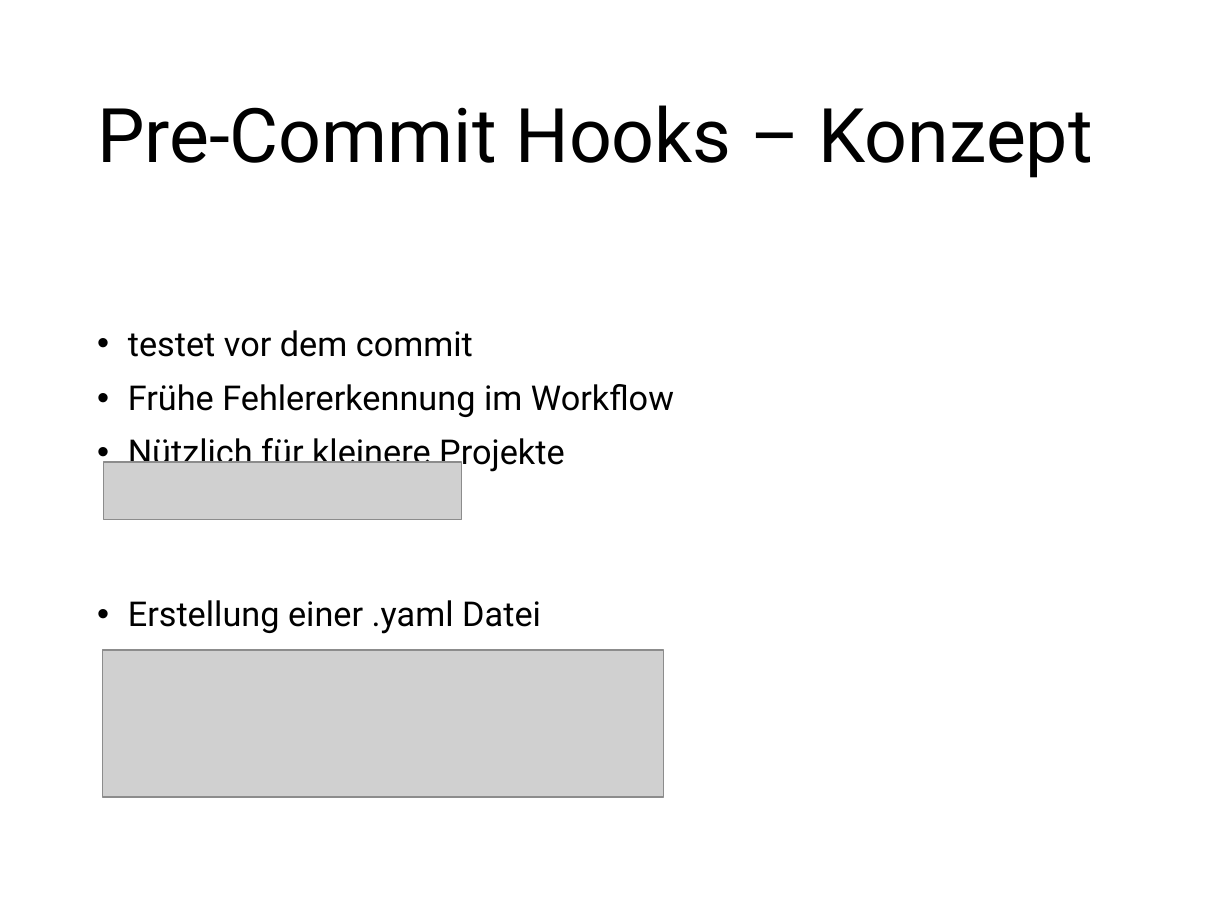
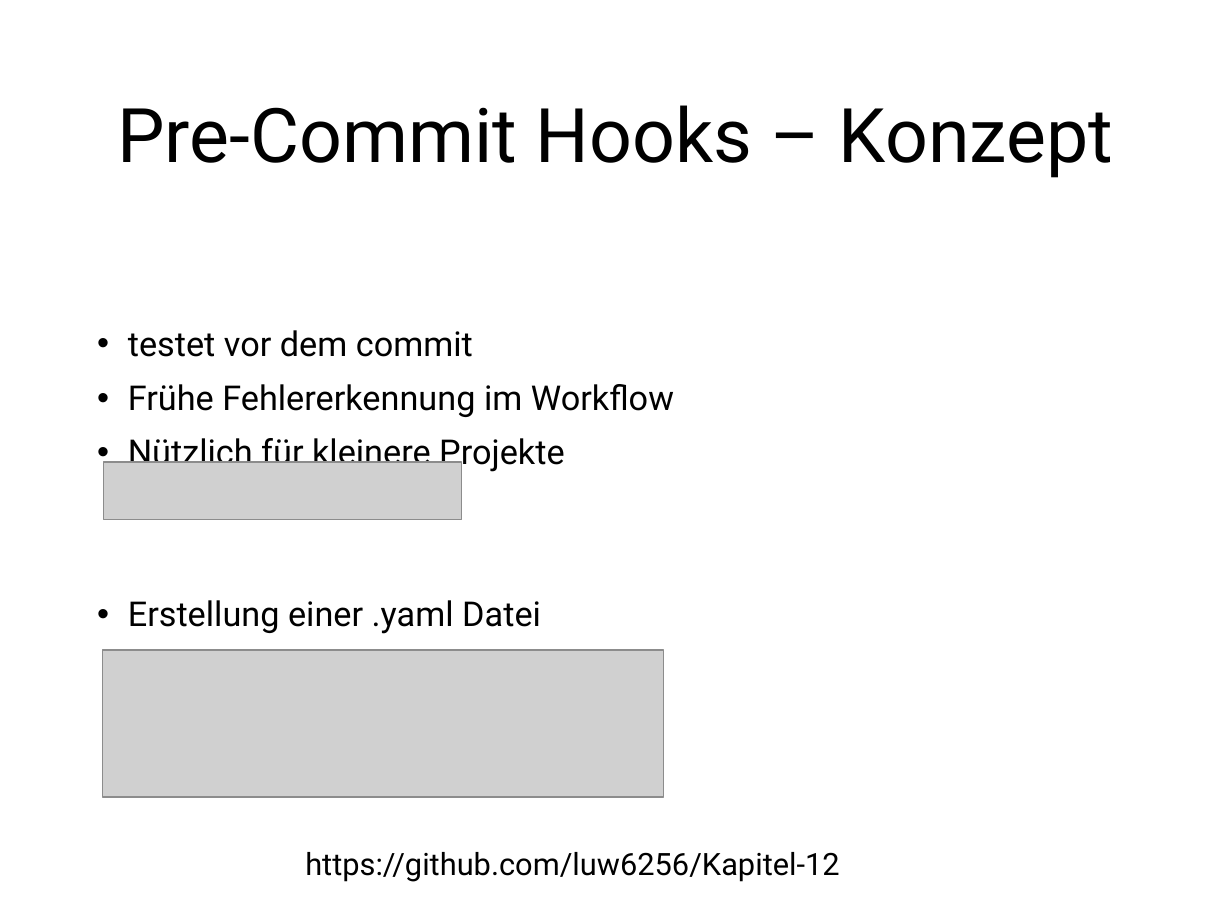
Before and after one commit to luw6256/Kapitel-12, a slide deck: slide 4 of Kapitel12.pptx (slide 5 before the commit). Drawn at 1232x924 pixels with LibreOffice and Linux fonts; fonts in the diff are those of the drawing; grey boxes stand for pictures. Boxes give left, top, right and bottom in pixels: in the first picture for what was removed or moved away, otherwise in the second. Text is boxed around its words. In the diff, an @@ line names an element or a change of style, - is before the commit and + after.

```diff
--- a/Kapitel12.pptx
+++ b/Kapitel12.pptx
@@ title "Pre-Commit Hooks – Konzept" at box(117, 105, 1113, 178): alignment left to centre @@
@@ text added at box(305, 852, 839, 882), 18 pt, text #000000 @@
+https://github.com/luw6256/Kapitel-12
```
Also in this commit, not shown: 10 other slides changed, 3 slides added, 1 slide removed, 2 other files.
